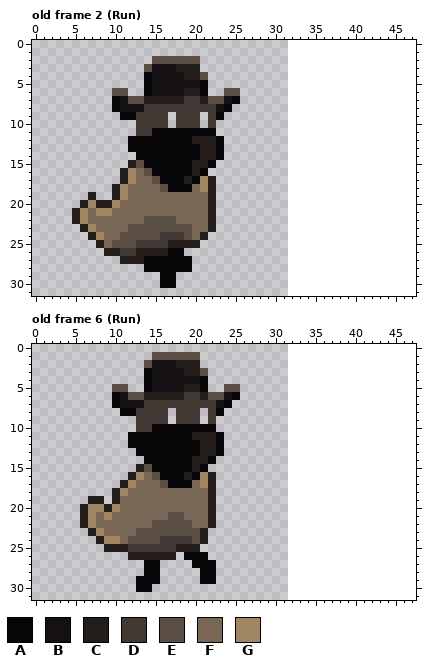
Pixel-art file, stored at aseprite/enemy.aseprite. The picture above was drawn from the file before the commit.
32x32 pixels, 7 frames. Shown: old frame 2 (Run), old frame 6 (Run). The old version is drawn lined up with the new one, on the new canvas. The commit also changed other frames, which this record leaves out.
Visible layers, top first: "Outline", "Hat", "Mask", "Head", "Cloak", "Legs".
Palette (. is transparent): A #060608  B #141013  C #221c1a  D #423934  E #5a4e44  F #796755  G #a08662
Pixels before, old frame 2 (Run), first column x 5:
 2 ..........EEEEEE.....
 3 .........EBBBCCC.....
 4 .........ABBBBCCE....
 5 .........ABBBBBBA....
 6 .....EE..ABBBBCCA..EE
 7 .....ABEECCCCCDDCEEBA
 8 .....ABBBDDDDDDDDDBA.
 9 ......AADDDD.DDD.DA..
10 ........DDDD.DDD.D...
11 ........DDAAAAAAAA...
12 .......AAAAAAAACCCA..
13 .......AAAAAAAAACCA..
14 ........AAAAAAAACCA..
15 .......CEAAAAAACCA...
16 ......CGFEAAAAACA....
17 ......CGFFEAAACAGC...
18 .....CGFFFFEAAAFGC...
19 ..C..CGFFFFFFFFFFC...
20 .CGCCGFFFFFFFFFFFC...
21 CGFGGFFFFFFFFFFFFC...
22 CGFFFFFFFEEEEFFFFC...
23 .CGFFFFEEEEEEEEFFC...
24 ..CGFFEEEEEDDDEFC....
25 ...CFEEEDDDDCCCC.....
26 ....CCDDCCCCAA.......
27 ......CCCAAAAAA......
28 .........AAAAAA......
29 ...........AA........
30 ...........AA........
Pixels before, old frame 6 (Run), first column x 6:
 1 .........EEEEEE.....
 2 ........EBBBCCC.....
 3 ........ABBBBCCE....
 4 ........ABBBBBBA....
 5 ....EE..ABBBBCCA..EE
 6 ....ABEECCCCCDDCEEBA
 7 ....ABBBDDDDDDDDDBA.
 8 .....AADDDD.DDD.DA..
 9 .......DDDD.DDD.D...
10 .......DDAAAAAAAA...
11 ......AAAAAAAACCCA..
12 ......AAAAAAAAACCA..
13 .......AAAAAAAACCA..
14 ........AAAAAACCA...
15 .......CEAAAAACA....
16 ......CGFEAAACAGC...
17 .....CGFFFEAAAFGC...
18 ....CGFFFFFFFFFFC...
19 .CC.CFFFFFFFFFFFC...
20 CGGCGFFFFFFFFFFFC...
21 CGFGFFFFFFFEEFFFC...
22 CGFFFFFFFEEEEEFFC...
23 .CGFFFFEEEEEEEEC....
24 ..CGGFEEEEDDDDEC....
25 ...CCCDDDDDDCCC.....
26 ......CCCCCC.AAA....
27 ........AA....AAA...
28 ........AA.....AA...
29 .......AAA.....AA...
30 .......AA...........
After:
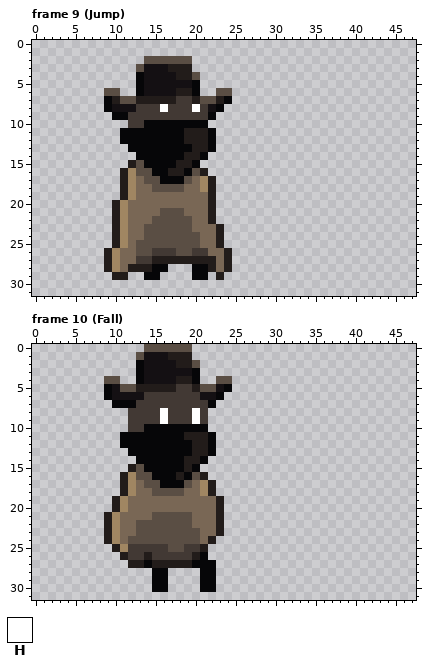
Colours new in this view: H #ffffff
A new or re-ordered frame is compared with the old frame closest to it.
Author's note on the commit: updated shooting animation
Edits made:
canvas 32x32 -> 48x32
frames 7 -> 21
Frame 9 (Jump) is new; against old frame 2 (Run):
y 2: x 14 . -> E; x 20 E -> .
y 3: x 13..14 .E -> EB; x 17 B -> C; x 20 C -> .
y 4: x 13..14 .A -> AB; x 18 B -> C; x 20..21 CE -> E.
y 5: x 13..14 .A -> AB; x 20..21 BA -> A.
y 6: x 9 . -> E; x 11 E -> .; x 13..14 .A -> AB; x 18 B -> C; x 20..21 CA -> A.; x 23 . -> E; x 25 E -> .
y 7: x 9..11 .AB -> ACE; x 13 E -> C; x 18 C -> D; x 20..21 DC -> CE; x 23..25 EBA -> CA.
y 8: x 9..10 .A -> AB; x 13 B -> D; x 16 D -> H; x 20 D -> H; x 22..24 DBA -> BA.
y 9: x 10 . -> A; x 12 A -> D; x 17 . -> D; x 21..23 .DA -> DA.
y 10: x 12 . -> D; x 14..22 DDD.DDD.D -> AAAAAAAA.
y 11: x 11..14 ..DD -> AAAA; x 19..21 AAA -> CCC
y 12: x 11 . -> A; x 19 A -> C; x 22..23 CA -> A.
y 13: x 20 A -> C; x 22..23 CA -> A.
y 14: x 19..23 AACCA -> CCA..
y 15: x 18..22 AACCA -> CCA..
y 16: x 13 F -> E; x 17..18 AA -> CC; x 20..21 CA -> EC
y 17: x 14 F -> E; x 19..20 CA -> EF
y 18: x 10..12 CGF -> .CG; x 15 F -> E; x 17..19 AAA -> EEF
y 19: x 7 C -> .; x 10..12 CGF -> .CG
y 20: x 6..11 CGCCGF -> ....CG
y 21: x 5..11 CGFGGFF -> .....CG; x 16..18 FFF -> EEE
y 22: x 5..11 CGFFFFF -> .....CG; x 14 E -> F; x 18..19 FF -> EE
y 23: x 6..13 CGFFFFEE -> ....CGFF; x 22..23 C. -> FC
y 24: x 7..13 CGFFEEE -> ...CGFF; x 16..18 DDD -> EEE; x 20..23 FC.. -> EFFC
y 25: x 8..23 CFEEEDDDDCCCC... -> ..CGFEEEEEEEEFFC
y 26: x 10..24 CDDCCCCAA...... -> GFFEEDDDEEDDFFC
y 27: x 9..24 ..CCCAAAAAA..... -> CGFFDDCCCCCCCCFC
y 28: x 9..14 .....A -> CGFCCC; x 17..24 AAA..... -> ...AACFC
y 29: x 10..11 .. -> CC; x 14..17 ..AA -> AA..; x 20..21 .. -> AA; x 23 . -> C
y 30: x 16..17 AA -> ..
Frame 10 (Fall) is new; against old frame 6 (Run):
y 0: x 14..19 ...... -> EEEEEE
y 1: x 13..20 ..EEEEEE -> EBBBCCC.
y 2: x 13..14 .E -> AB; x 20 C -> E
y 3: x 13..14 .A -> AB; x 19..21 CCE -> BA.
y 4: x 9..10 .. -> EE; x 13..14 .A -> AB; x 18..21 BBBA -> CCA.; x 23..24 .. -> EE
y 5: x 9..10 .E -> AB; x 12..19 ..ABBBBC -> ECCCCCDD; x 21..25 A..EE -> EEBA.
y 6: x 9..10 .A -> AB; x 12..18 EECCCCC -> BBDDDDD; x 21..25 CEEBA -> BBA..
y 7: x 11..13 BBB -> AAD; x 22..24 DBA -> A..
y 8: x 11..12 AA -> .D; x 16..17 D. -> HD; x 20..23 D.DA -> HD..
y 9: x 12 . -> D; x 16..17 D. -> HD; x 20..22 D.D -> HD.
y 10: x 12 . -> D; x 14 D -> A; x 22 A -> .
y 11: x 11 . -> A; x 19 A -> C; x 22..23 CA -> A.
y 12: x 11 . -> A; x 20 A -> C; x 22..23 CA -> A.
y 13: x 12 . -> A; x 20 A -> C; x 22..23 CA -> A.
y 14: x 13 . -> A; x 19 A -> C; x 21..22 CA -> A.
y 15: x 12..14 .CE -> CEA; x 19..21 ACA -> CA.
y 16: x 11..15 .CGFE -> CGEEA; x 18..22 ACAGC -> CAEC.
y 17: x 14..16 FFE -> EEA; x 19 A -> E
y 18: x 10..12 CGF -> .CG; x 15..18 FFFF -> EEEE; x 21 F -> G
y 19: x 7..8 CC -> ..; x 11 F -> G; x 22..23 C. -> FC
y 20: x 6..11 CGGCGF -> ....CG; x 22..23 C. -> FC
y 21: x 6..10 CGFGF -> ...CG; x 15..16 FF -> EE; x 19 F -> E; x 22..23 C. -> FC
y 22: x 6..10 CGFFF -> ...CG; x 13..14 FF -> EE; x 22..23 C. -> FC
y 23: x 7..10 CGFF -> ..CG; x 21..23 C.. -> FFC
y 24: x 8..9 CG -> .C; x 16..19 DDDD -> EEEE; x 21..22 C. -> FC
y 25: x 9 C -> .; x 11 C -> G; x 17..21 DCCC. -> EEDDC
y 26: x 11..13 .CC -> CDD; x 15..20 CCC.AA -> DDDDDC
y 27: x 12..13 .. -> CC; x 15..19 A.... -> CCCCC
y 28: x 14 A -> .; x 16 . -> A
y 29: x 13..14 AA -> ..; x 16 . -> A
y 30: x 13..16 AA.. -> ..AA; x 21..22 .. -> AA
